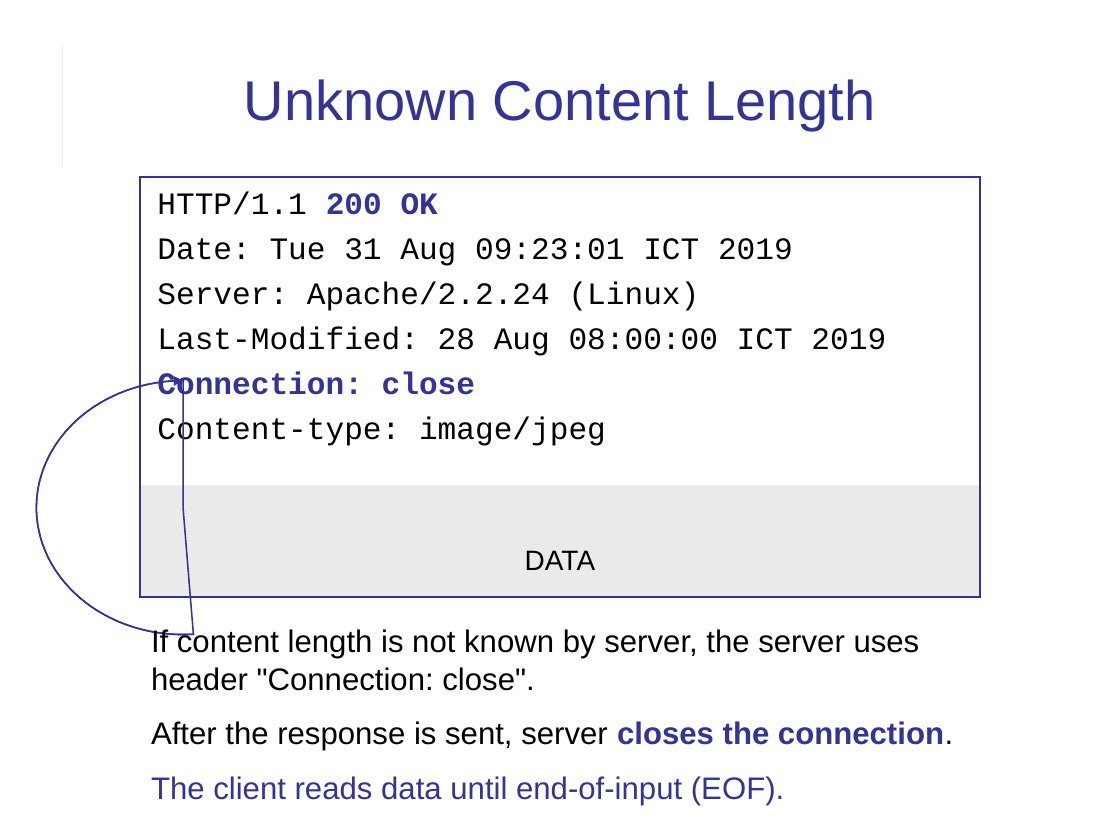
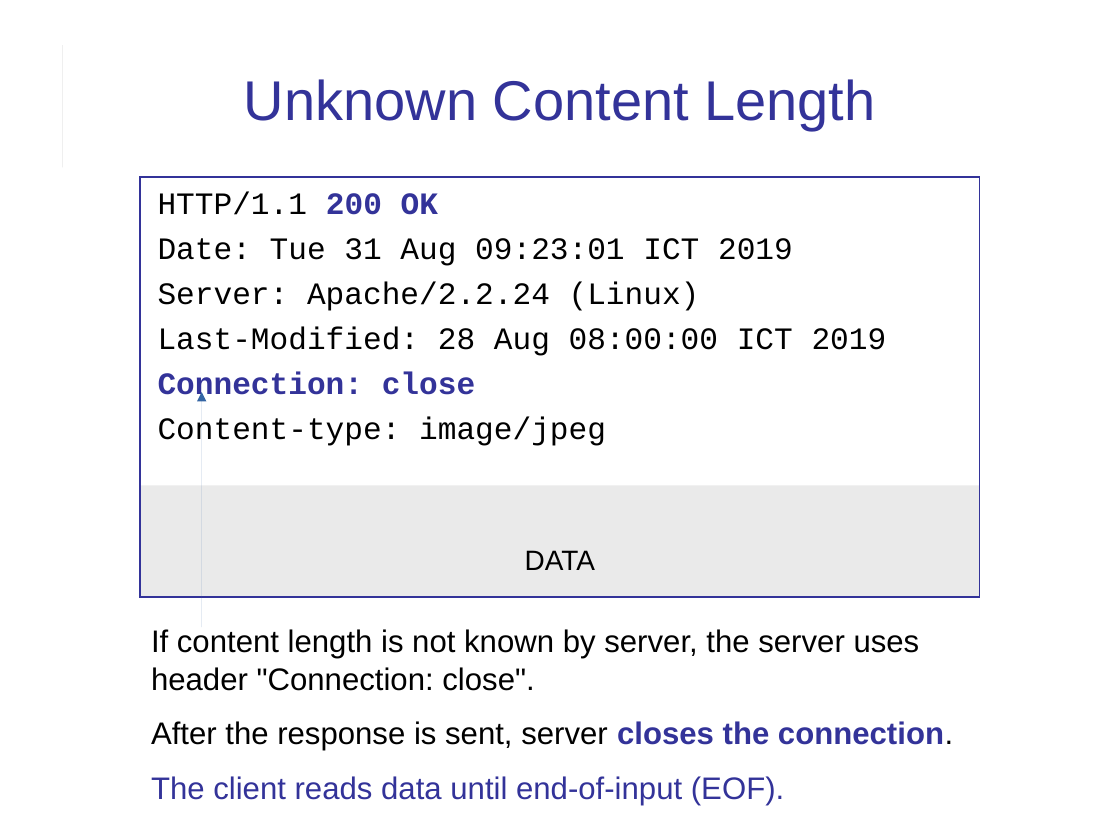
Before and after one commit to cpske/ISP, a slide deck: slide 32 of web/HTTP.pptx. Drawn at 1120x840 pixels with LibreOffice and Linux fonts; fonts in the diff are those of the drawing. Boxes give left, top, right and bottom in pixels: in the first picture for what was removed or moved away, otherwise in the second. Text is boxed around its words. In the diff, an @@ line names an element or a change of style, - is before the commit and + after.

```diff
--- a/web/HTTP.pptx
+++ b/web/HTTP.pptx
@@ freeform shape removed at (37, 381, 194, 635) @@
@@ arrow added from (202, 627) to (202, 392), #3465A4 0.75 pt @@
```
Also in this commit, not shown: 18 other slides changed, 9 other files.
